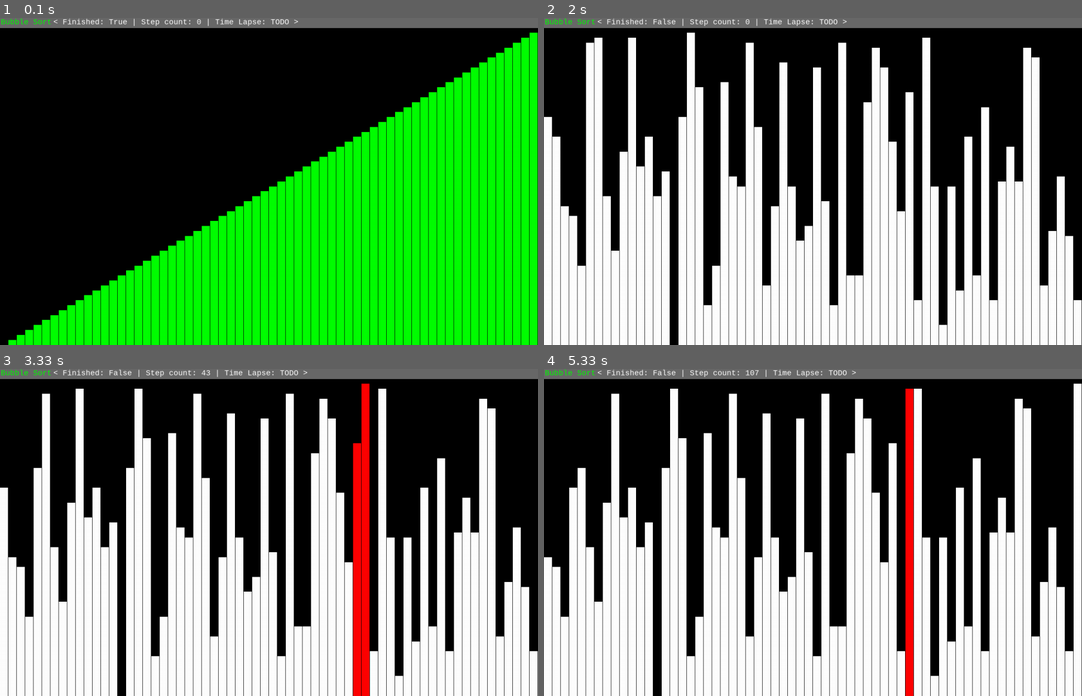
Above: before the commit, frames 1-4 (two rows, left to right).
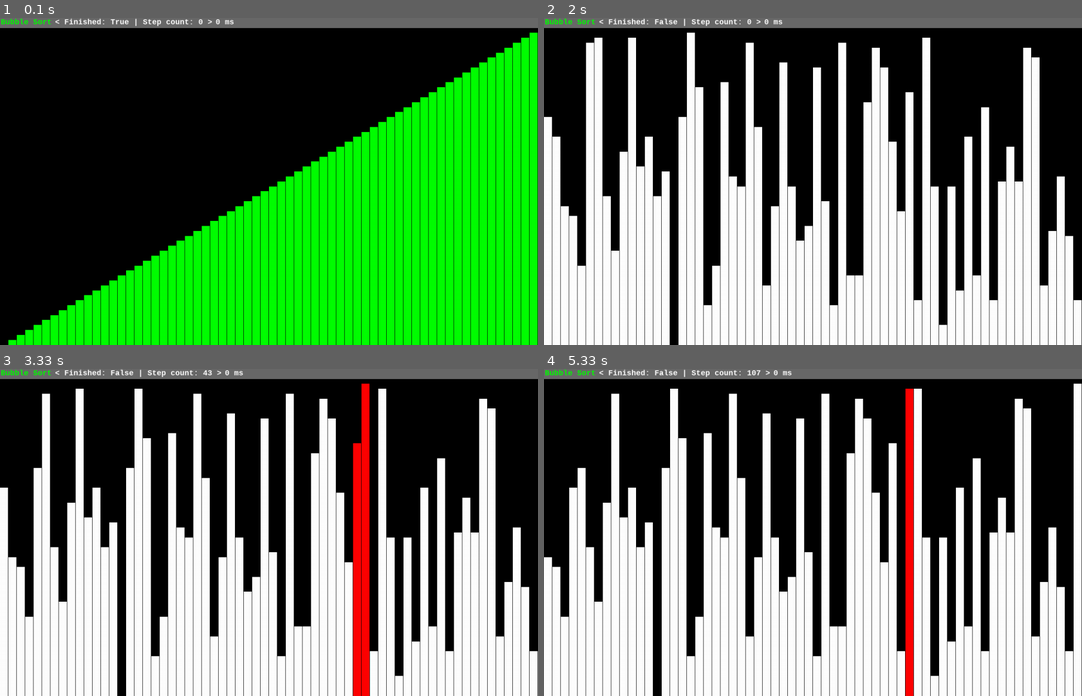
Above: after the commit, the same moments.

Repository: thiagolopes/sorting-algorithms-pygame
Game: pygame game, started from sort.py
Two runs of this game, one before a commit and one after it. Both use one fixed random seed, a clock stepped at 60 frames per second and the inputs below.
Inputs:
- Up to frame 1 (0.1 s): no input
- Up to frame 2 (2 s): tap Enter at 0.33 s; tap Space at 0.67, 1.07, 1.37, 1.57, 1.87 s; hold Backspace 1-1.47 s; hold R 1.5-1.97 s
- Up to frame 3 (3.33 s): tap Space at 2.07, 2.37, 2.57, 2.9, 3.2 s
- Up to frame 4 (5.33 s): tap Space at 3.4, 3.7, 3.97, 4.3, 4.6, 4.73, 5.13 s

The runs differ from the first frame. In frame 1, 0.4% of the frame differs, in the area x 0-56%, y 0-3%; in frame 2, 0.4%; in frame 3, 0.4%; in frame 4, 0.5%, in the area x 0-58%, y 0-3%.

Commit message:
Implement full Bar

Diff:
--- a/sort.py
+++ b/sort.py
@@ -4,14 +4,16 @@
 
 import pygame
 
+W = 780
+H = 1280
 RUNNING = True
 START = 0
 TOTAL = 64
-elements = list(range(START, TOTAL))
+ELEMENTS = list(range(START, TOTAL))
 
 
 def quit():
-    print(elements)
+    print(ELEMENTS)
     pygame.quit()
     sys.exit()
 
@@ -25,75 +27,24 @@
         self.pos = pos
         self.screen = screen
         self.surface = pygame.Surface(pygame.Vector2(pos.w, pos.h))
-        self.text = pygame.font.SysFont("Monospace", 18)
-
-        self.title_pos = pygame.Vector2(2, 0)
-
-    def draw(self, algorithm, meta):
+        self.text = pygame.font.SysFont("Monospace", 18, True)
+
+        self.margin = 8
+        self.init_pos = pygame.Vector2(2, 0)
+
+    def draw_next_text(self, text, pos, color):
+        ts = self.text.render(text, True, color)
+        self.surface.blit(ts, pos)
+        pos += pygame.Vector2(ts.get_width() + self.margin, 0)
+
+    def draw(self, algorithm, meta, ms):
         self.surface.fill("dimgray", self.pos)
-        title = self.text.render(algorithm, True, "green")
-        self.surface.blit(title, self.title_pos)
-
-        meta_text = self.text.render(meta, True, "white")
-        meta_pos = pygame.Vector2(self.title_pos.x + title.get_width() + 4, self.title_pos.y)
-        self.surface.blit(meta_text, meta_pos)
+        pos = self.init_pos.copy()
+        self.draw_next_text(algorithm, pos, "green")
+        self.draw_next_text(meta, pos, "white")
+        self.draw_next_text(f"{ms} ms", pos, "white")
 
         self.screen.blit(self.surface, self.pos)
-
-
-class BubbleSort:
-    def __init__(self, elements):
-        self.elements = elements
-        self.steps_left = len(self.elements) - 1
-        self.index_step = 0
-        self.dirty_index = []
-        self.finished = True
-
-        self.step_count = 0
-
-    def __str__(self):
-        return "Bubble Sort"
-
-    def __repr__(self):
-        return f"< Finished: {self.finished} | Step count: {self.step_count} | Time Lapse: TODO >"
-
-    def step(self):
-        self.dirty_index = []
-
-        if self.finished:
-            return False
-
-        if self.steps_left == 0:
-            self.finish()
-            return False
-
-        if self.index_step == self.steps_left:
-            self.index_step = 0
-            self.steps_left -= 1
-            return False
-
-        i = self.index_step
-        il = i + 1
-        self.dirty_index.append(i)
-        if elements[i] > elements[il]:
-            elements[il], elements[i] = elements[i], elements[il]
-            self.dirty_index.append(il)
-
-        self.index_step += 1
-        self.step_count += 1
-        return True
-
-    def finish(self):
-        self.dirty = []
-        self.finished = True
-
-    def reset(self):
-        self.steps_left = len(self.elements) - 1
-        self.index_step = 0
-        self.dirty_index = []
-        self.finished = False
-        self.step_count = 0
-        random.shuffle(self.elements)
 
 
 class Grid:
@@ -119,12 +70,12 @@
         pos = pygame.Rect(index * top, self.size.y - (element * left), width, height)
         self.surface.fill(color, pos)
 
-    def draw_clear_last_indexes(self):
+    def draw_clear_last_indexes(self, elements):
         for ld in self.last_dirty_indexes:
             self.draw_index(ld, len(elements), elements[ld], "white")
 
     def draw(self, elements, dirty_index, finished):
-        self.draw_clear_last_indexes()
+        self.draw_clear_last_indexes(elements)
 
         if dirty_index:
             for d in dirty_index:
@@ -142,13 +93,69 @@
         self.screen.blit(self.surface, self.pos)
 
 
+class BubbleSort:
+    def __init__(self, elements):
+        self.elements = elements
+        self.steps_left = len(self.elements) - 1
+        self.index_step = 0
+        self.dirty_index = []
+        self.finished = True
+
+        self.step_count = 0
+
+    def __str__(self):
+        return "Bubble Sort"
+
+    def __repr__(self):
+        return f"< Finished: {self.finished} | Step count: {self.step_count} >"
+
+    def step(self):
+        self.dirty_index = []
+
+        if self.finished:
+            return False
+
+        if self.steps_left == 0:
+            self.finish()
+            return False
+
+        if self.index_step == self.steps_left:
+            self.index_step = 0
+            self.steps_left -= 1
+            return False
+
+        elements = self.elements
+        i = self.index_step
+        il = i + 1
+        self.dirty_index.append(i)
+        if elements[i] > elements[il]:
+            elements[il], elements[i] = elements[i], elements[il]
+            self.dirty_index.append(il)
+
+        self.index_step += 1
+        self.step_count += 1
+        return True
+
+    def finish(self):
+        self.dirty = []
+        self.finished = True
+
+    def reset(self):
+        self.steps_left = len(self.elements) - 1
+        self.index_step = 0
+        self.dirty_index = []
+        self.finished = False
+        self.step_count = 0
+        random.shuffle(self.elements)
+
+
 pygame.init()
 beep = pygame.mixer.Sound("beep.wav")
 beep.set_volume(0.05)
-screen = pygame.display.set_mode((1280, 780))
+screen = pygame.display.set_mode((H, W))
 pygame.display.set_caption("Bubble sort - <space> sort, <enter> reset")
 
-bubble = BubbleSort(elements)
+bubble = BubbleSort(ELEMENTS)
 play = False
 
 bar_size = 24
@@ -160,6 +167,7 @@
 bar_pos = pygame.Rect(0, 0, screen.get_width(), bar_size)
 bar = Bar(bar_pos, screen)
 
+time = 0
 while RUNNING:
     for event in pygame.event.get():
         if event.type == pygame.QUIT:
@@ -170,30 +178,39 @@
             if event.key == pygame.K_RETURN:
                 play = False
                 bubble.reset()
+                time = 0
             if event.key == pygame.K_SPACE:
                 play = not play
             if event.key == pygame.K_n:
                 bubble.step()
             if event.key == pygame.K_BACKSPACE:
                 play = False
-                elements = list(range(START, TOTAL))
-                bubble = BubbleSort(elements)
+                ELEMENTS = list(range(START, TOTAL))
+                bubble = BubbleSort(ELEMENTS)
+                time = 0
             if event.key == pygame.K_r:
                 play = False
-                elements = [random.randint(START, TOTAL) for _ in range(START, TOTAL)]
-                bubble = BubbleSort(elements)
+                ELEMENTS = [random.randint(START, TOTAL) for _ in range(START, TOTAL)]
+                bubble = BubbleSort(ELEMENTS)
                 bubble.finished = False
-
+                time = 0
+
+    if bubble.finished:
+        play = False
+
+    start_time = None
     if play:
+        start_time = pygame.time.get_ticks()
         t = bubble.step()
         if t:
             play_beep()
-    if bubble.finished:
-        play = False
 
     # Draw
     grid.draw(bubble.elements, bubble.dirty_index, bubble.finished)
-    bar.draw(str(bubble), repr(bubble))
+    bar.draw(str(bubble), repr(bubble), time)
+
+    if start_time is not None:
+        time += pygame.time.get_ticks() - start_time
 
     pygame.display.flip()
 
